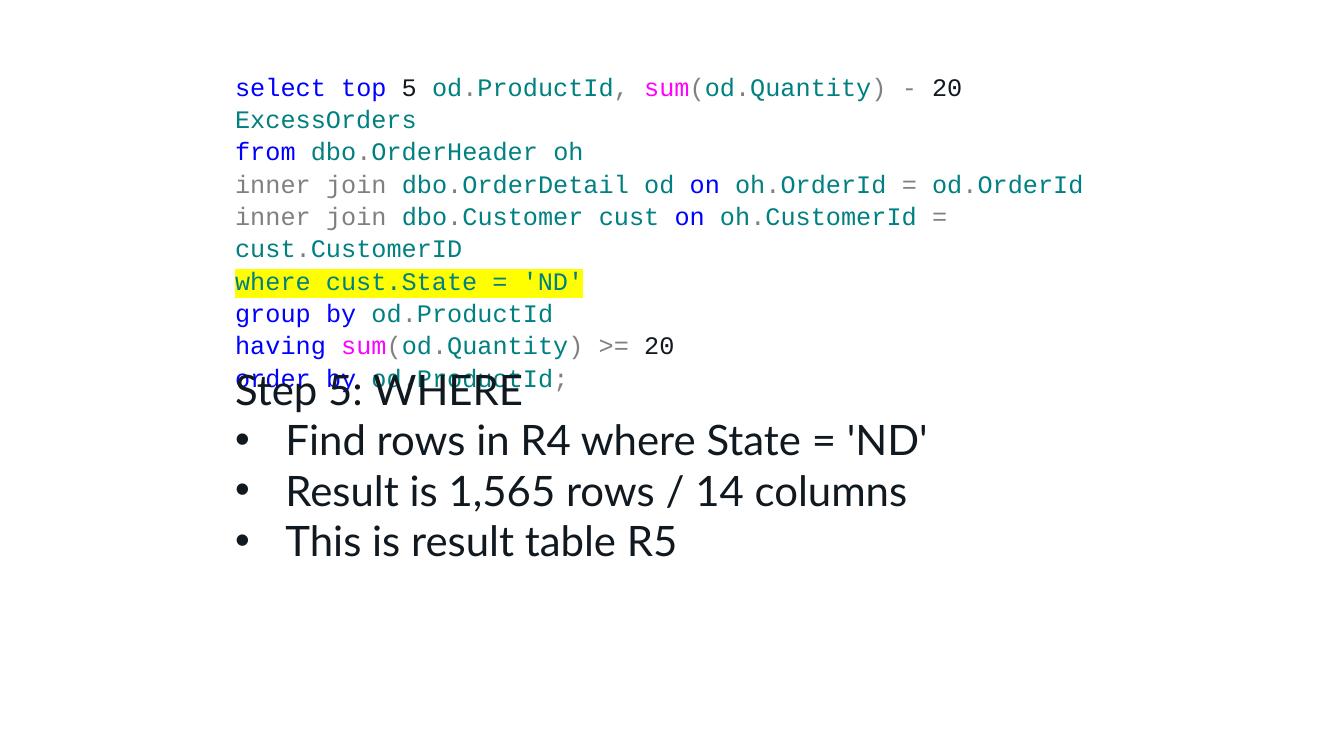
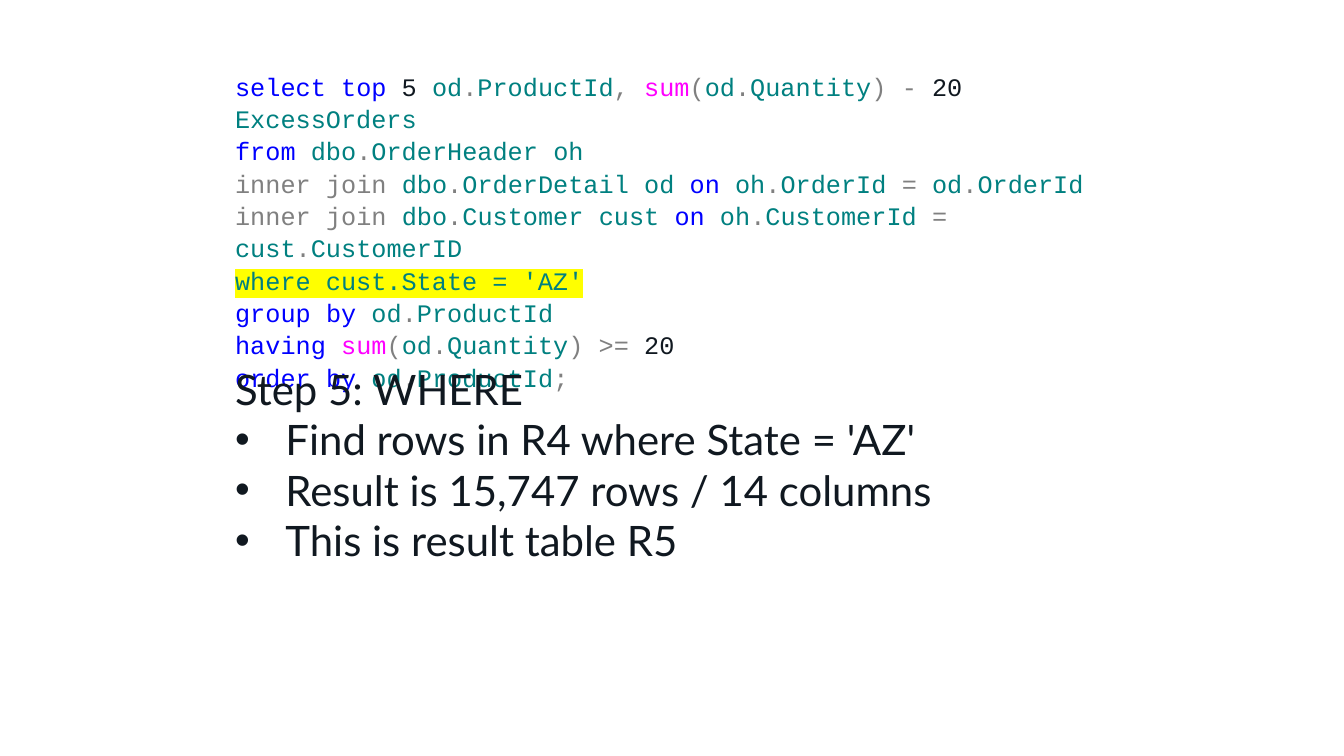
Before and after one commit to tf3604/OptimizerPresentation, a slide deck: slide 13 of Optimizer.pptx. Drawn at 1344x756 pixels with LibreOffice and Linux fonts; fonts in the diff are those of the drawing; background and template pictures are left out. Boxes give left, top, right and bottom in pixels: in the first picture for what was removed or moved away, otherwise in the second. Text is boxed around its words. In the diff, an @@ line names an element or a change of style, - is before the commit and + after.

```diff
--- a/Optimizer.pptx
+++ b/Optimizer.pptx
@@ text at (235,271,584,298): text changed @@
-where cust.State = 'ND'
+where cust.State = 'AZ'
@@ text at (285,424,932,512): text changed @@
-• Find rows in R4 where State = 'ND'
-• Result is 1,565 rows / 14 columns
+• Find rows in R4 where State = 'AZ'
+• Result is 15,747 rows / 14 columns
```
Also in this commit, not shown: 14 other slides changed.
